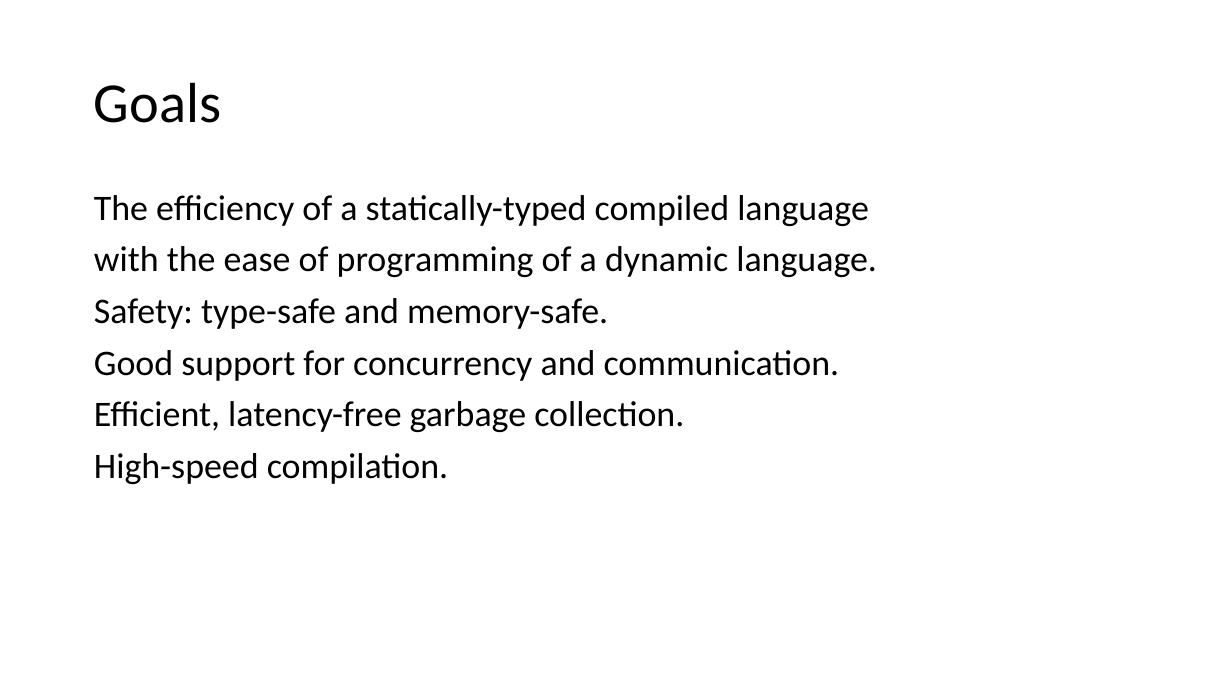
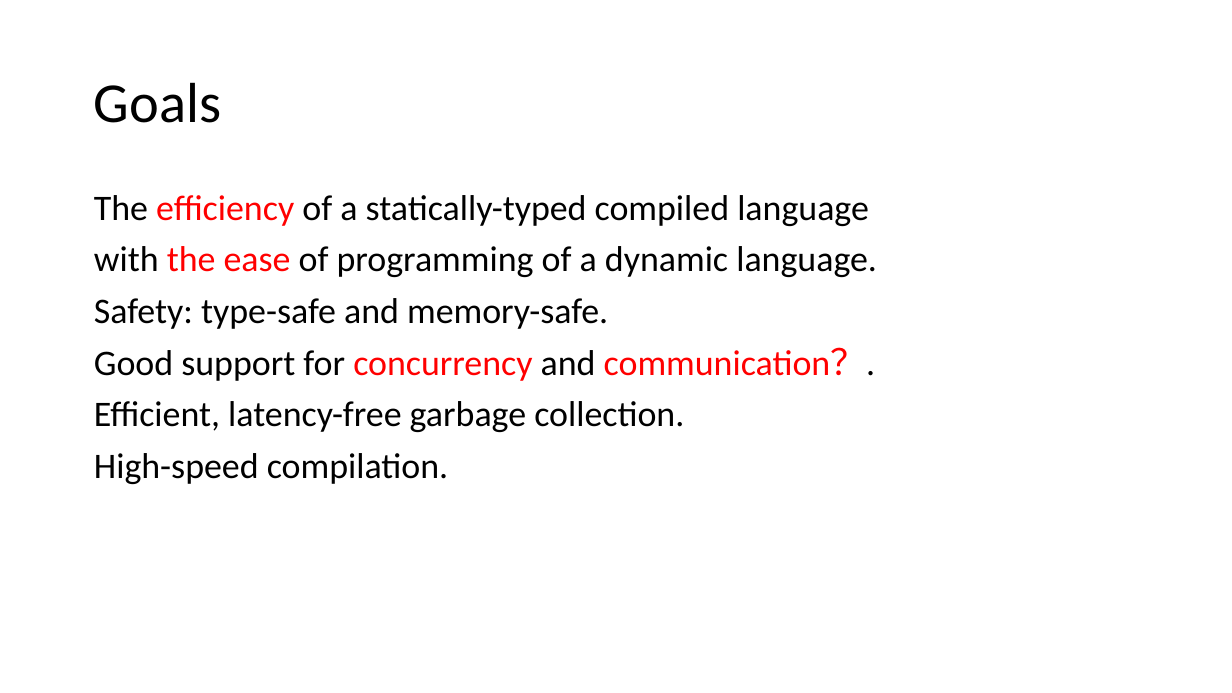
Before and after one commit to firstbird/goPresent, a slide deck: slide 9 of go introduction.pptx. Drawn at 1232x693 pixels with LibreOffice and Linux fonts; fonts in the diff are those of the drawing. Boxes give left, top, right and bottom in pixels: in the first picture for what was removed or moved away, otherwise in the second. Text is boxed around its words. In the diff, an @@ line names an element or a change of style, - is before the commit and + after.

```diff
--- a/go introduction.pptx
+++ b/go introduction.pptx
@@ text at (x1=94, y1=195, x2=877, y2=277): text colour #000000 to #FF0000 in "efficiency", "the ease" @@
@@ text at (x1=94, y1=347, x2=875, y2=381): text changed; text colour #000000 to #FF0000 @@
-Good support for concurrency and communication.
+Good support for concurrency and communication？.
```
Also in this commit, not shown: 21 other slides changed.
